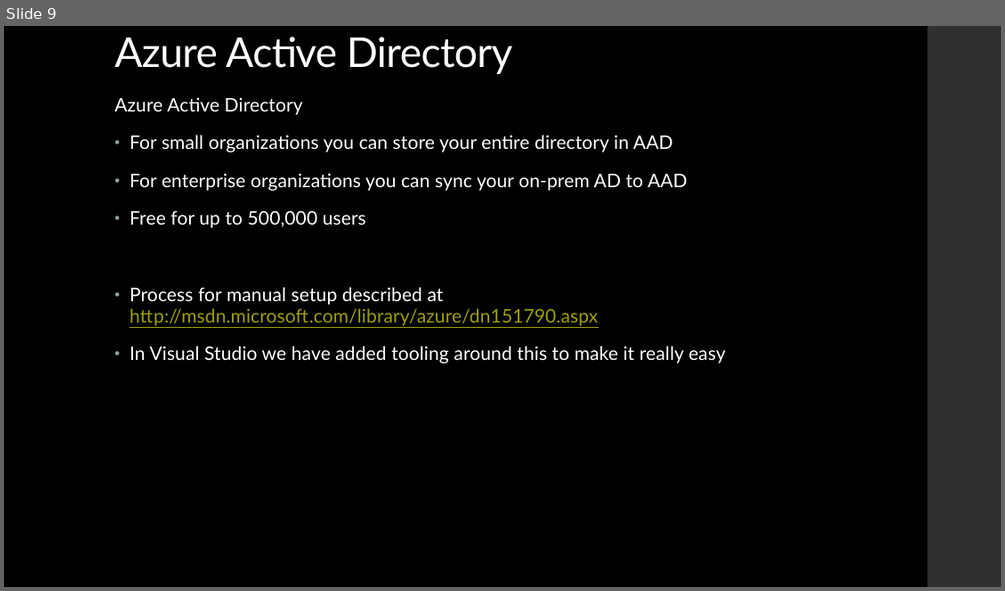
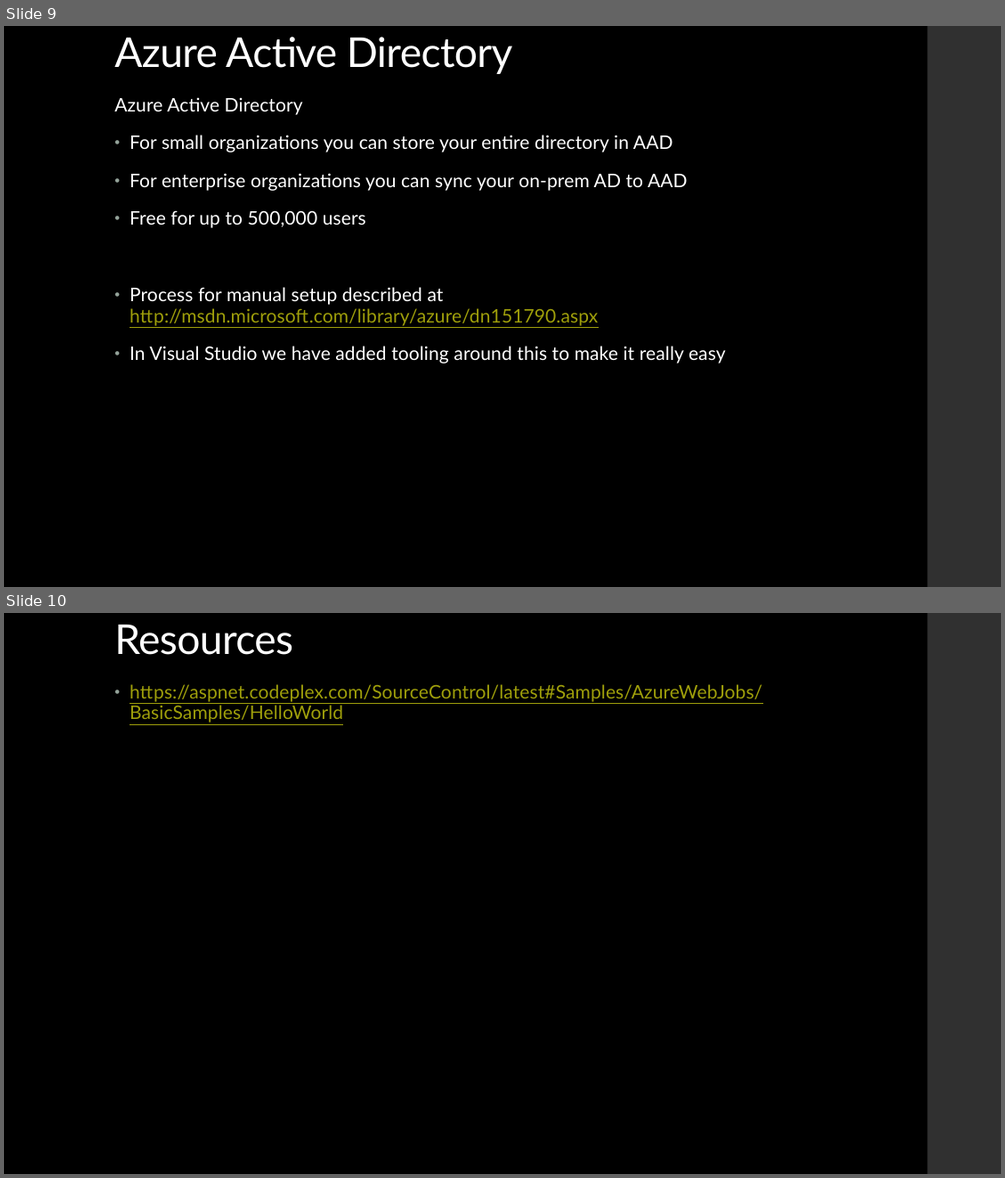
Before and after one commit to sayedihashimi/codeonthebeach2014, a slide deck: asp.net-and-azure.pptx. Shown one above the other, each under a label of ours: slide 9 before the commit, slides 9 and 10 after it. The pictures are 1005x591 and 1005x1178 pixels, drawn with LibreOffice and Linux fonts; fonts in the diff are those of the drawing. Boxes give left, top, right and bottom in pixels: in the first picture for what was removed or moved away, otherwise in the second. Text is boxed around its words. In the diff, an @@ line names an element or a change of style, - is before the commit and + after.

Commit message:
updating to use real web jobs tooling

```diff
--- a/asp.net-and-azure.pptx
+++ b/asp.net-and-azure.pptx
@@ slide 10 added at (4, 613, 1001, 1174), background #000000; not listed: 1 template element that a slide beside it also shows @@
@@ title added at (114, 625, 293, 655), 39.6 pt, text #FFFFFF @@
+Resources
@@ text added at (129, 684, 762, 722), 18 pt, text #9F9F0B, underline @@
+• https://aspnet.codeplex.com/SourceControl/latest#Samples/AzureWebJobs/BasicSamples/HelloWorld
```
Also in this commit, not shown: 19 other files.
